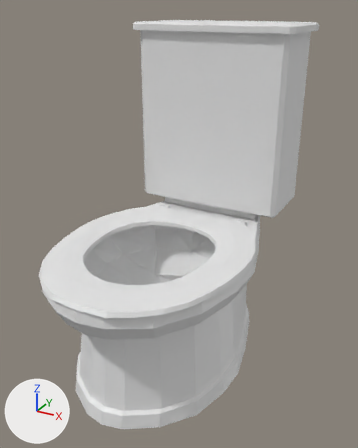
The Blender file resources/meshes/animatedToilet01.blend, before and after one commit.
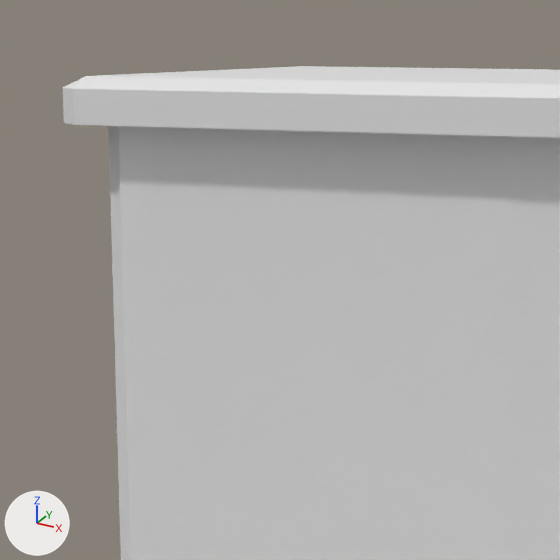
Each version is shown whole from a 50 mm lens placed at (0.611, -1.184, 0.94), pointed at (0.022, -0.112, 0.405), then close up on the part from 34% to 61% of the width and 2% to 23% of the height. The lights are fixed; the arrows at lower left show +X, +Y and +Z.

The scene before the commit, as lines of its bpy script (objects in view):
```python
me_animatedtoilet01 = bpy.data.meshes.new('animatedToilet01')
me_animatedtoilet01.from_pydata(...)  # 631 vertices, 668 faces; spans x -0.25..0.25, y -0.522..0.319, z 0.0..0.9
ob_animatedtoilet01 = bpy.data.objects.new('animatedToilet01', me_animatedtoilet01)
ob_animatedtoilet01.location = (0.0, 0.0, 0.0)
```
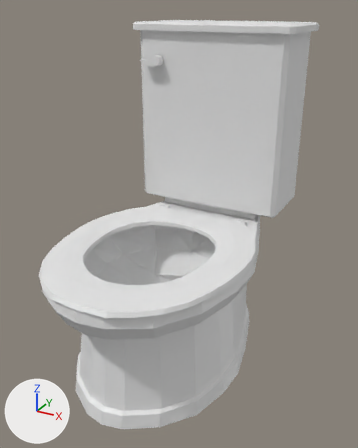
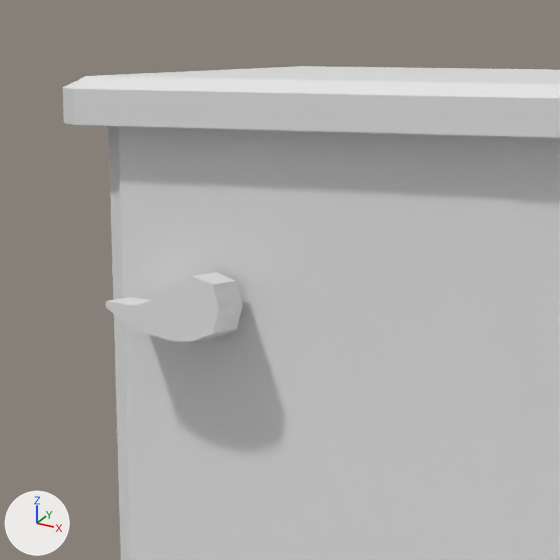
What differs and where, as boxes [x1, y1, x2, y2] in the close-ups (560 x 560 px):
```json
{"part": 1, "of": "me_animatedtoilet01", "change": "added", "after": [106, 272, 243, 342]}
```

The change, as JSON lines over the scene's bpy script:
```json
{"block": "me_animatedtoilet01", "where": "# used by ob_animatedtoilet01; location = (0.0, 0.0, 0.0)"}
{"op": "remove", "block": "me_animatedtoilet01", "code": "me_animatedtoilet01.from_pydata(...)  # 631 vertices, 668 faces; spans x -0.25..0.25, y -0.522..0.319, z 0.0..0.9"}
{"op": "add", "block": "me_animatedtoilet01", "code": "me_animatedtoilet01.from_pydata(...)  # 657 vertices, 700 faces; spans x -0.25..0.25, y -0.522..0.319, z 0.0..0.9"}
{"block": "me_animatedtoilet01", "change": "me_animatedtoilet01 part 1: a new loose piece of 26 vertices spanning x -0.199..-0.136, y 0.059..0.081, z 0.784..0.814"}
```
